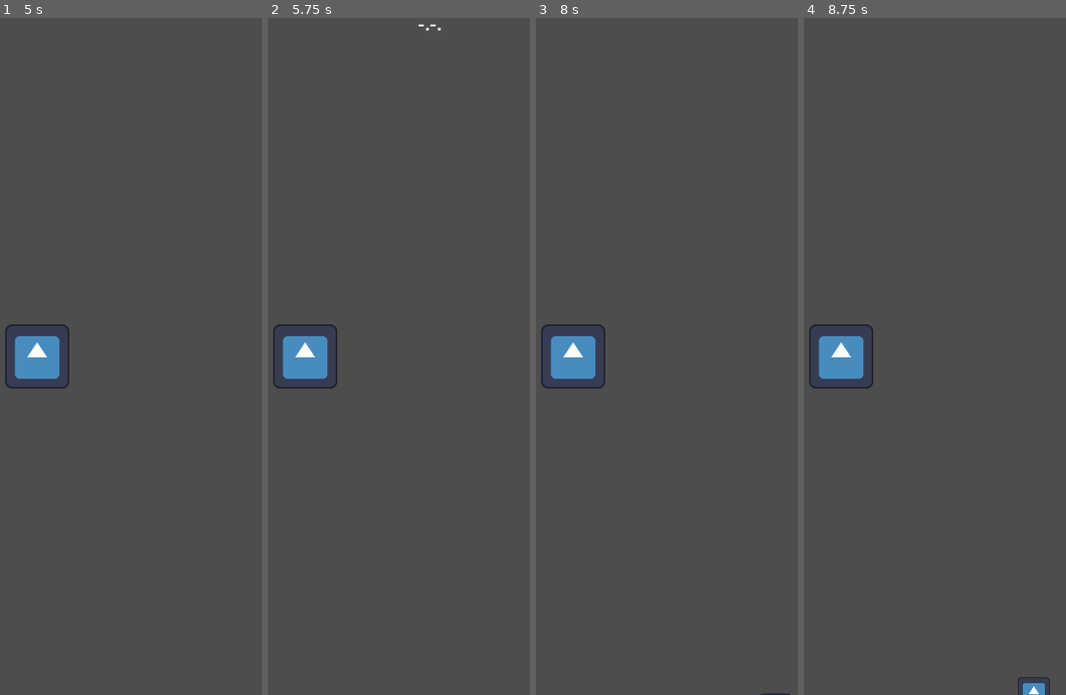
Above: before the commit, frames 1-4 (left to right).
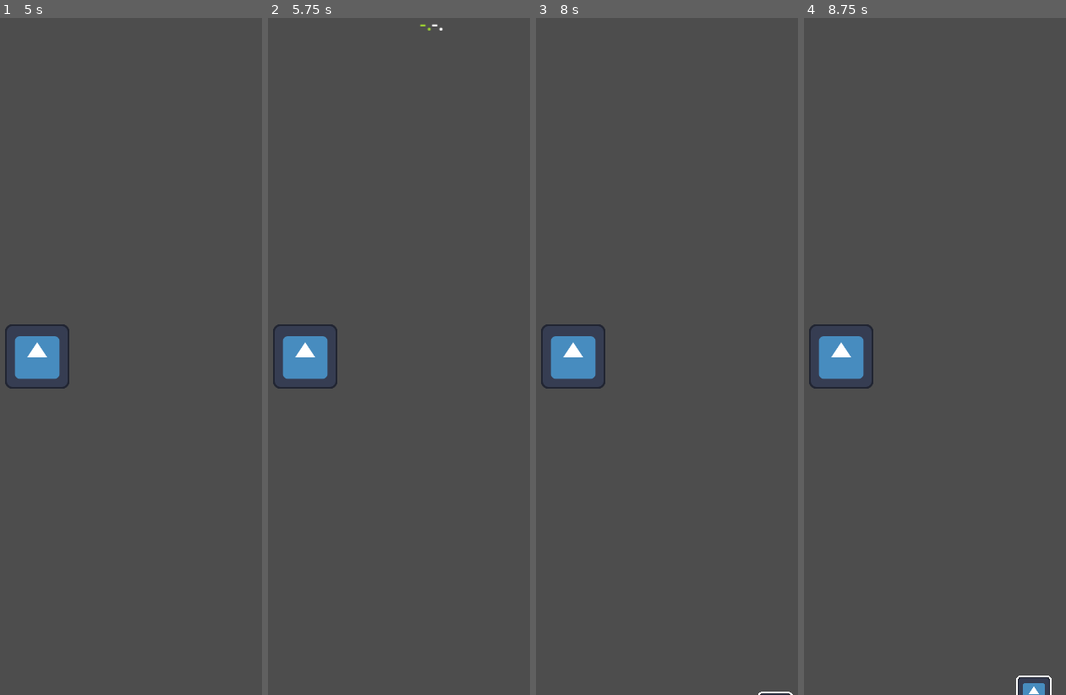
Above: after the commit, the same moments.

Repository: Reyhz/MorseVirus
Game: Godot game, scene res://main.tscn
Same seed, same stepped clock (60 frames per second), same inputs: the game is played once before the commit and once after it. The engine's default icon, where the game draws it, is replaced by a stand-in: a white triangle on a blue panel in a dark square.
Inputs:
- Up to frame 1 (5 s): tap Enter at 0.5, 2, 3.5 s; hold Space (CHOSEN_ONE) 0.53-1.28 s; tap Space (CHOSEN_ONE) at 1.35, 2.85, 4.35 s; hold Space (CHOSEN_ONE) 2.03-2.78 s; hold Space (CHOSEN_ONE) 3.53-4.28 s
- Up to frame 2 (5.75 s): hold Space (CHOSEN_ONE) from 5.03 s (still down)
- Up to frame 3 (8 s): release Space (CHOSEN_ONE) at 5.78 s; tap Space (CHOSEN_ONE) at 5.85, 7.35 s; hold Space (CHOSEN_ONE) 6.53-7.28 s
- Up to frame 4 (8.75 s): hold Space (CHOSEN_ONE) from 8.03 s (still down)

Frame 1 is identical in both runs. In frame 2, less than 0.1% of the frame differs, in the area x 57-67%, y 0-2%; in frame 3, less than 0.1%; in frame 4, less than 0.1%, in the area x 80-95%, y 97-100%.

Commit message:
New outline shader, text highlight, bugfixes
Added a outline shader to show the player when an enemy is locked.
Morse text under the enemy is now highlighted for each successful input.
Little bit of code refactoring to fix a crash

Diff:
--- /dev/null
+++ b/Outline.gdshader
@@ -0,0 +1,64 @@
+shader_type canvas_item;
+
+uniform vec4 color : source_color = vec4(1.0);
+uniform float width : hint_range(0, 10) = 1.0;
+uniform int pattern : hint_range(0, 2) = 0; // diamond, circle, square
+uniform bool inside = false;
+uniform bool add_margins = true; // only useful when inside is false
+
+uniform float onoff : hint_range(0, 1) = 0;
+
+void vertex() {
+	if (add_margins) {
+		VERTEX += (UV * 2.0 - 1.0) * width;
+	}
+}
+
+bool hasContraryNeighbour(vec2 uv, vec2 texture_pixel_size, sampler2D texture) {
+	for (float i = -ceil(width); i <= ceil(width); i++) {
+		float x = abs(i) > width ? width * sign(i) : i;
+		float offset;
+
+		if (pattern == 0) {
+			offset = width - abs(x);
+		} else if (pattern == 1) {
+			offset = floor(sqrt(pow(width + 0.5, 2) - x * x));
+		} else if (pattern == 2) {
+			offset = width;
+		}
+
+		for (float j = -ceil(offset); j <= ceil(offset); j++) {
+			float y = abs(j) > offset ? offset * sign(j) : j;
+			vec2 xy = uv + texture_pixel_size * vec2(x, y);
+
+			if ((xy != clamp(xy, vec2(0.0), vec2(1.0)) || texture(texture, xy).a <= 0.0) == inside) {
+				return true;
+			}
+		}
+	}
+
+	return false;
+}
+
+void fragment() {
+	vec2 uv = UV;
+
+	if (add_margins) {
+		vec2 texture_pixel_size = vec2(1.0) / (vec2(1.0) / TEXTURE_PIXEL_SIZE + vec2(width * 2.0));
+
+		uv = (uv - texture_pixel_size * width) * TEXTURE_PIXEL_SIZE / texture_pixel_size;
+
+		if (uv != clamp(uv, vec2(0.0), vec2(1.0))) {
+			COLOR.a = 0.0;
+		} else {
+			COLOR = texture(TEXTURE, uv);
+		}
+	} else {
+		COLOR = texture(TEXTURE, uv);
+	}
+
+	if ((COLOR.a > 0.0) == inside && hasContraryNeighbour(uv, TEXTURE_PIXEL_SIZE, TEXTURE)) {
+		COLOR.rgb = inside ? mix(COLOR.rgb, color.rgb, color.a) : color.rgb;
+		COLOR.a += (1.0 - COLOR.a) * color.a * onoff;
+	}
+}
--- a/enemy.gd
+++ b/enemy.gd
@@ -11,7 +11,7 @@
 
 # Called when the node enters the scene tree for the first time.
 func _ready():
-	$Text.text = value
+	update_text()
 
 
 # Called every frame. 'delta' is the elapsed time since the previous frame.
@@ -24,11 +24,11 @@
 	value = val
 
 
-func set_dir(dir):
+func set_dir(dir: Vector2):
 	dirTo = dir
 
 
-func set_speed(spd):
+func set_speed(spd: float):
 	speed = spd
 
 
@@ -45,8 +45,18 @@
 
 
 func is_locked():
-	# TODO : Make the enemy glow ? or at least make it seen for the player
-	pass
+	$Sprite2D.material.set_shader_parameter("onoff", 1.0)
+
+
+# String argument of this method represent a substring of self.Value to highlight
+func update_text(substring: String = ""):
+	$Text.clear()
+	$Text.append_text("[center]")
+	if substring:
+		$Text.push_color(Color.YELLOW_GREEN)
+		$Text.append_text(substring)
+		$Text.pop()
+	$Text.append_text(value.substr(substring.length()))
 
 
 func kill():
--- a/enemy.tscn
+++ b/enemy.tscn
@@ -1,7 +1,18 @@
-[gd_scene load_steps=5 format=3 uid="uid://c6g7vfdtxfyiu"]
+[gd_scene load_steps=8 format=3 uid="uid://c6g7vfdtxfyiu"]
 
 [ext_resource type="Texture2D" uid="uid://gmkf0i62k58n" path="res://icon.svg" id="1_5c76j"]
 [ext_resource type="Script" path="res://enemy.gd" id="1_vqicu"]
+[ext_resource type="Shader" path="res://Outline.gdshader" id="2_tthoh"]
+
+[sub_resource type="ShaderMaterial" id="ShaderMaterial_d04os"]
+resource_local_to_scene = true
+shader = ExtResource("2_tthoh")
+shader_parameter/color = Color(1, 1, 1, 1)
+shader_parameter/width = 6.0
+shader_parameter/pattern = 1
+shader_parameter/inside = false
+shader_parameter/add_margins = true
+shader_parameter/onoff = 0.0
 
 [sub_resource type="CircleShape2D" id="CircleShape2D_ta52p"]
 radius = 19.0263
@@ -9,18 +20,23 @@
 [sub_resource type="SystemFont" id="SystemFont_kuag1"]
 font_names = PackedStringArray("Atkinson Hyperlegible")
 
+[sub_resource type="SystemFont" id="SystemFont_inpwy"]
+font_names = PackedStringArray("Atkinson Hyperlegible")
+
 [node name="Enemy" type="CharacterBody2D" groups=["enemy"]]
 collision_mask = 0
 script = ExtResource("1_vqicu")
 
 [node name="Sprite2D" type="Sprite2D" parent="."]
+material = SubResource("ShaderMaterial_d04os")
 scale = Vector2(0.3, 0.3)
 texture = ExtResource("1_5c76j")
 
 [node name="CollisionShape2D" type="CollisionShape2D" parent="."]
 shape = SubResource("CircleShape2D_ta52p")
 
-[node name="Text" type="Label" parent="."]
+[node name="UnusedText" type="Label" parent="."]
+visible = false
 anchors_preset = 5
 anchor_left = 0.5
 anchor_right = 0.5
@@ -35,3 +51,15 @@
 text = "..--"
 horizontal_alignment = 1
 vertical_alignment = 1
+
+[node name="Text" type="RichTextLabel" parent="."]
+offset_left = -29.0
+offset_top = 20.0
+offset_right = 31.0
+offset_bottom = 50.0
+theme_override_fonts/normal_font = SubResource("SystemFont_inpwy")
+theme_override_font_sizes/normal_font_size = 24
+bbcode_enabled = true
+text = "[center]..--[/center]"
+fit_content = true
+scroll_active = false
--- a/main.gd
+++ b/main.gd
@@ -1,13 +1,13 @@
 extends Node2D
 
-@export var longPress = 0.100 # Time in millisecond to consider input as a Dash
+@export var longPress = 0.200 # Time in millisecond to consider input as a Dash
 var pressTime = 0
 
 @export var mobScene: PackedScene
 @onready var player = $Player
 var health = 100: get = get_health, set = set_health
 
-var maxEnemies = 2
+var maxEnemies = 20
 var currEnemies = 0
 
 var locked = false
@@ -61,6 +61,7 @@
 		if lockedEnemy:
 			locked = true
 			lockedValue = lockedEnemy.value
+			lockedEnemy.is_locked()
 	elif locked:
 		if Input.is_action_pressed("CHOSEN_ONE"):
 			pressTime += delta
@@ -73,13 +74,11 @@
 			else:
 				if lockedValue[currValue.length()] == ".":
 					currValue += "."
+			lockedEnemy.update_text(currValue)
 			pressTime = 0
 
 		if currValue == lockedValue:
-			lockedEnemy.kill()
-			lockedEnemy = null
-			locked = false
-			currValue = ""
+			kill_enemy(lockedEnemy)
 
 
 func get_health():
@@ -88,6 +87,14 @@
 
 func set_health(value):
 	health = value
+
+
+func kill_enemy(enemy: Node2D):
+	enemy.kill()
+	# If locked enemy was killed, we no longer lock it to allow locking a new valid enemy
+	if enemy == lockedEnemy:
+		locked = false
+		currValue = ""
 
 
 func damage_player(damage):
@@ -100,7 +107,7 @@
 func _get_closest_enemy():
 	var enemyList = get_tree().get_nodes_in_group("enemy")
 	var closestMob = null
-	var distance = (1 << 31) - 1 # max int32 value shouldn't need more
+	var distance = (1 << 31) - 1 # max int32 Value because we try to find the closest enemy
 	for enemy in enemyList:
 		var distToEnemy = enemy.global_position.distance_to(player.global_position)
 		if distToEnemy < distance:
@@ -127,7 +134,7 @@
 func _on_area_2d_body_entered(body):
 	if body.is_in_group("enemy"):
 		damage_player(body.damage)
-		body.kill()
+		kill_enemy(body)
 
 
 func _on_mob_ded():
